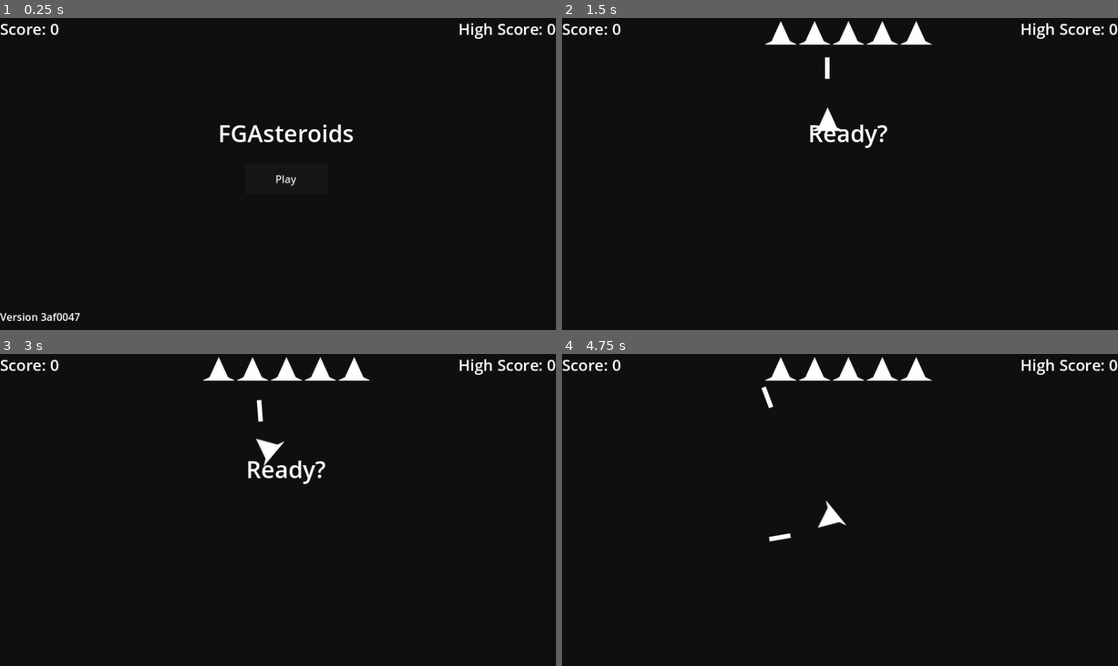
Above: before the commit, frames 1-4 (two rows, left to right).
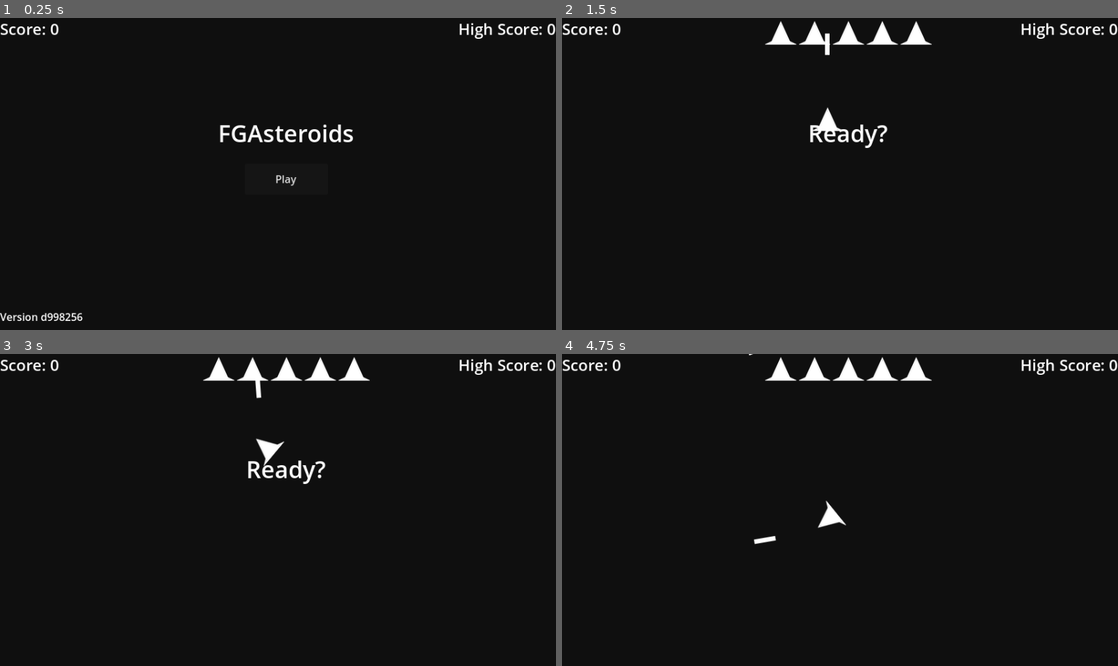
Above: after the commit, the same moments.

Repository: BlakeAvery/fg-asteroids
Game: Godot game, scene res://scenes/game.tscn
Same seed, same stepped clock (60 frames per second), same inputs: the game is played once before the commit and once after it.
Inputs:
- Up to frame 1 (0.25 s): no input
- Up to frame 2 (1.5 s): click "Play" at 0.5 s; tap Enter at 1.25 s; hold W (accel) from 1.28 s (still down); hold Space (shoot) from 1.28 s (still down)
- Up to frame 3 (3 s): release Space (shoot) at 2.03 s; tap Space (shoot) at 2.1 s; release W (accel) at 2.78 s; hold A (left) from 2.78 s (still down); hold Space (shoot) from 2.78 s (still down)
- Up to frame 4 (4.75 s): keep holding A (left); release Space (shoot) at 3.53 s; tap Space (shoot) at 3.6 s; hold Space (shoot) from 4.28 s (still down)

The runs differ from the first frame. In frame 1, 0.1% of the frame differs, in the area x 7-15%, y 94-98%; in frame 2, 0.1%; in frame 3, 0.1%; in frame 4, 0.2%, in the area x 33-42%, y 0-62%.

Commit message:
Asteroid behavior refactor. Let's also get some powerups in here soon

Diff:
--- a/scenes/asteroid.tscn
+++ b/scenes/asteroid.tscn
@@ -1,10 +1,13 @@
 [gd_scene load_steps=3 format=3 uid="uid://cjnf2xw5itmlh"]
 
-[ext_resource type="Script" path="res://scripts/asteroid.gd" id="1_0w8hv"]
+[ext_resource type="Script" path="res://scripts/new_asteroid.gd" id="1_d2vke"]
 [ext_resource type="Texture2D" uid="uid://bu4xpqa2d0n0g" path="res://img/asteroid_big.png" id="1_wgl2q"]
 
-[node name="Asteroid" type="CharacterBody2D"]
-script = ExtResource("1_0w8hv")
+[node name="Asteroid" type="Area2D"]
+script = ExtResource("1_d2vke")
 
 [node name="Sprite2D" type="Sprite2D" parent="."]
 texture = ExtResource("1_wgl2q")
+
+[connection signal="area_entered" from="." to="." method="_on_area_entered"]
+[connection signal="body_entered" from="." to="." method="_on_body_entered"]
--- a/scenes/bullet.tscn
+++ b/scenes/bullet.tscn
@@ -21,5 +21,6 @@
 wait_time = 2.413
 autostart = true
 
+[connection signal="area_entered" from="." to="." method="destroy"]
 [connection signal="body_entered" from="." to="." method="destroy"]
 [connection signal="timeout" from="FizzleTimer" to="." method="_on_fizzle_timer_timeout"]
--- a/scenes/game.tscn
+++ b/scenes/game.tscn
@@ -36,16 +36,16 @@
 rotation = -1.5708
 
 [node name="RespawnTimer" type="Timer" parent="."]
-wait_time = 4.0
+wait_time = 3.0
 one_shot = true
 
 [node name="UI" parent="." instance=ExtResource("3_ad3we")]
 
 [node name="EnemyShipSpawnTimer" type="Timer" parent="."]
-wait_time = 6.121
+wait_time = 31.423
 
 [node name="AsteroidSpawnTimer" type="Timer" parent="."]
-wait_time = 12.378
+wait_time = 8.486
 
 [node name="AsteroidSpawnPath" type="Path2D" parent="."]
 curve = SubResource("Curve2D_7ofd1")
--- /dev/null
+++ b/scenes/gun.tscn
@@ -0,0 +1,6 @@
+[gd_scene load_steps=2 format=3 uid="uid://dhagb03jeq6mk"]
+
+[ext_resource type="Script" path="res://scripts/gun.gd" id="1_23qk3"]
+
+[node name="Gun" type="Node2D"]
+script = ExtResource("1_23qk3")
--- a/scenes/ui.tscn
+++ b/scenes/ui.tscn
@@ -1,6 +1,12 @@
-[gd_scene load_steps=2 format=3 uid="uid://crm38itkjnuba"]
+[gd_scene load_steps=4 format=3 uid="uid://crm38itkjnuba"]
 
 [ext_resource type="Script" path="res://scripts/ui.gd" id="1_qhior"]
+
+[sub_resource type="InputEventKey" id="InputEventKey_lp2sy"]
+keycode = 4194309
+
+[sub_resource type="Shortcut" id="Shortcut_1e5p7"]
+events = [SubResource("InputEventKey_lp2sy")]
 
 [node name="UI" type="Control"]
 layout_mode = 3
@@ -42,6 +48,7 @@
 offset_top = 224.0
 offset_right = 504.0
 offset_bottom = 272.0
+shortcut = SubResource("Shortcut_1e5p7")
 text = "Play"
 
 [node name="LivesContainer" type="HBoxContainer" parent="."]
--- a/scripts/bullet.gd
+++ b/scripts/bullet.gd
@@ -2,7 +2,7 @@
 class_name Bullet extends Area2D
 
 signal add_score(points: int)
-var speed: float = 600.0
+var speed: float = 800.0
 var is_player: bool
 
 #func _init(location: Vector2, direction: float, bullet_color: Color = color):
@@ -10,7 +10,7 @@
 #	rotation = direction
 #	position = location
 
-func destroy(object: Node2D):
+func destroy(object):
 	# First off! Check for Ship or Asteroid!
 	if object is Ship:
 		if object.controllable and is_player:
@@ -24,7 +24,7 @@
 			object.die()
 			add_score.emit(300)
 			queue_free()
-	if object is Asteroid and is_player:
+	if object is NewAsteroid and is_player:
 		match object.size:
 			0:
 				add_score.emit(200)
@@ -32,7 +32,6 @@
 				add_score.emit(150)
 			2:
 				add_score.emit(100)
-		object.damage()
 		queue_free()
 
 func set_color(color: Color):
--- a/scripts/game.gd
+++ b/scripts/game.gd
@@ -20,6 +20,8 @@
 	$ShipSpawnPath/ShipSpawnPoint.progress_ratio = randf()
 	s.position = $ShipSpawnPath/ShipSpawnPoint.position
 	s.connect("shoot", _on_ship_shoot)
+	if $EnemyShipSpawnTimer.wait_time > 10.0:
+		$EnemyShipSpawnTimer.wait_time -= .5
 	add_child(s)
 
 func spawn_asteroid():
@@ -48,7 +50,7 @@
 
 # Called when the node enters the scene tree for the first time.
 func _ready():
-	pass
+	$UI.respawn_time = $RespawnTimer.wait_time
 
 func _on_ship_shoot(laser):
 	laser.connect("add_score", update_score)
@@ -72,7 +74,7 @@
 		game_over()
 
 
-func _on_asteroid_explode(rock: Asteroid):
+func _on_asteroid_explode(rock: NewAsteroid):
 	# First check size of asteroid. If already small kill it.
 	# If its not too small we can make a new one. Take down position
 	# data, spawn two new ones that are smaller, and send them flying
--- a/scripts/gameconstants.gd
+++ b/scripts/gameconstants.gd
@@ -1,4 +1,4 @@
 class_name GameConstants extends Node
 
 var title_name = ProjectSettings.get_setting("application/config/name")
-var title_version = "3af0047"
+var title_version = "d998256"
--- /dev/null
+++ b/scripts/gun.gd
@@ -0,0 +1,11 @@
+class_name Gun extends Node2D
+
+
+# Called when the node enters the scene tree for the first time.
+func _ready():
+	pass # Replace with function body.
+
+
+# Called every frame. 'delta' is the elapsed time since the previous frame.
+func _process(delta):
+	pass
--- /dev/null
+++ b/scripts/new_asteroid.gd
@@ -0,0 +1,68 @@
+@icon("res://img/asteroid_mid.png")
+class_name NewAsteroid extends Area2D
+
+signal explode(asteroid: NewAsteroid)
+enum sizes {SMALL, MID, BIG}
+var speed: float
+var size: int
+var big = preload("res://scenes/asteroid_large_shape.tscn")
+var mid = preload("res://scenes/asteroid_mid_shape.tscn")
+var lil = preload("res://scenes/asteroid_small_shape.tscn")
+var exist_timer: Timer = Timer.new()
+
+func damage():
+	explode.emit(self)
+
+func kaboom(): #They should introduce the private keyword in GDScript before I start using C# :)
+	queue_free()
+
+# Called when the node enters the scene tree for the first time.
+func _ready():
+	exist_timer.wait_time = 20.0
+	exist_timer.connect("timeout", kaboom)
+	add_child(exist_timer)
+	exist_timer.start()
+	match size:
+		sizes.SMALL:
+			$Sprite2D.texture = preload("res://img/asteroid_small.png")
+			var polygon = lil.instantiate()
+			call_deferred("add_child", polygon)
+			speed = 350.0
+		sizes.MID:
+			$Sprite2D.texture = preload("res://img/asteroid_mid.png")
+			var polygon = mid.instantiate()
+			call_deferred("add_child", polygon)
+			speed = 250.0
+		sizes.BIG:
+			$Sprite2D.texture = preload("res://img/asteroid_big.png")
+			var polygon = big.instantiate()
+			call_deferred("add_child", polygon)
+			speed = 210.0
+		_:
+			assert(false)
+	rotation = deg_to_rad(randf_range(0.0, 360.0))
+
+func _physics_process(delta):
+	var movement = Vector2(0.0, -1.0)
+	global_position += movement.rotated(rotation) * speed * delta
+	var screen_size = get_viewport_rect().size
+	if global_position.y < 0:
+		global_position.y = screen_size.y
+	elif global_position.y > screen_size.y:
+		global_position.y = 0
+	if global_position.x < 0:
+		global_position.x = screen_size.x
+	elif global_position.x > screen_size.x:
+		global_position.x = 0
+
+
+func _on_body_entered(body: Node2D):
+	explode.emit(self)
+	if body is Ship:
+		body.die()
+
+func _on_area_entered(area: Area2D):
+	if area is NewAsteroid:
+		rotation *= -1
+	else:
+		damage()
--- a/scripts/ship.gd
+++ b/scripts/ship.gd
@@ -25,6 +25,9 @@
 		alive = false
 		queue_free()
 
+
+func respawn(duration: int):
+	pass
 
 # Called when the node enters the scene tree for the first time.
 func _ready():
@@ -63,7 +66,7 @@
 		if what_did_we_hit is Ship:
 			what_did_we_hit.die()
 			die()
-		if what_did_we_hit is Asteroid:
+		if what_did_we_hit is NewAsteroid:
 			die()
 	# Collision block complete. This handles our movement input
 	if !controllable: # NPC condition
--- a/scripts/ui.gd
+++ b/scripts/ui.gd
@@ -6,6 +6,7 @@
 
 enum states {BASE_TITLE, IN_GAME, RESPAWNING, GAME_OVER}
 @export var current_state: int = 0
+var respawn_time: float = 0.0
 
 var game_constant = GameConstants.new()
 
@@ -37,10 +38,10 @@
 func respawn_text():
 	$MessageTitleLabel.text = "Respawn Pending."
 	$MessageTitleLabel.show()
-	await get_tree().create_timer(4).timeout
+	await get_tree().create_timer(respawn_time).timeout
 	$MessageTitleLabel.text = ""
 	$MessageTitleLabel.hide()
-
+	current_state = states.IN_GAME
 
 func reset_game():
 	$MessageTitleLabel.text = game_constant.title_name
@@ -64,7 +65,6 @@
 		var icon = life_icon.instantiate()
 		$LivesContainer.add_child(icon)
 
-
 func update_score(score: int):
 	$ScoreLabel.text = "Score: " + str(score)
 
@@ -75,11 +75,9 @@
 func _ready():
 	change_state(states.BASE_TITLE)
 
-
 # Called every frame. 'delta' is the elapsed time since the previous frame.
 func _process(delta):
 	pass
 
-
 func _on_button_pressed():
 	start_game.emit()
Not shown, changed: export_presets.cfg
Not shown, added: FGAsteroids.console.exe
Not shown, changed: FGAsteroids.exe
